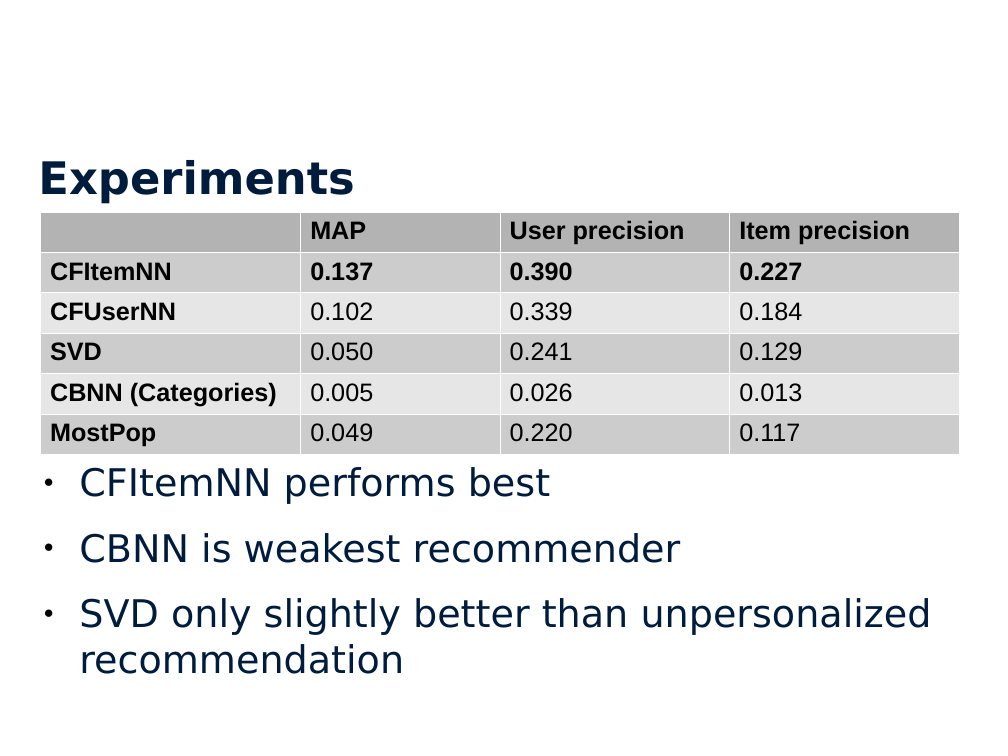
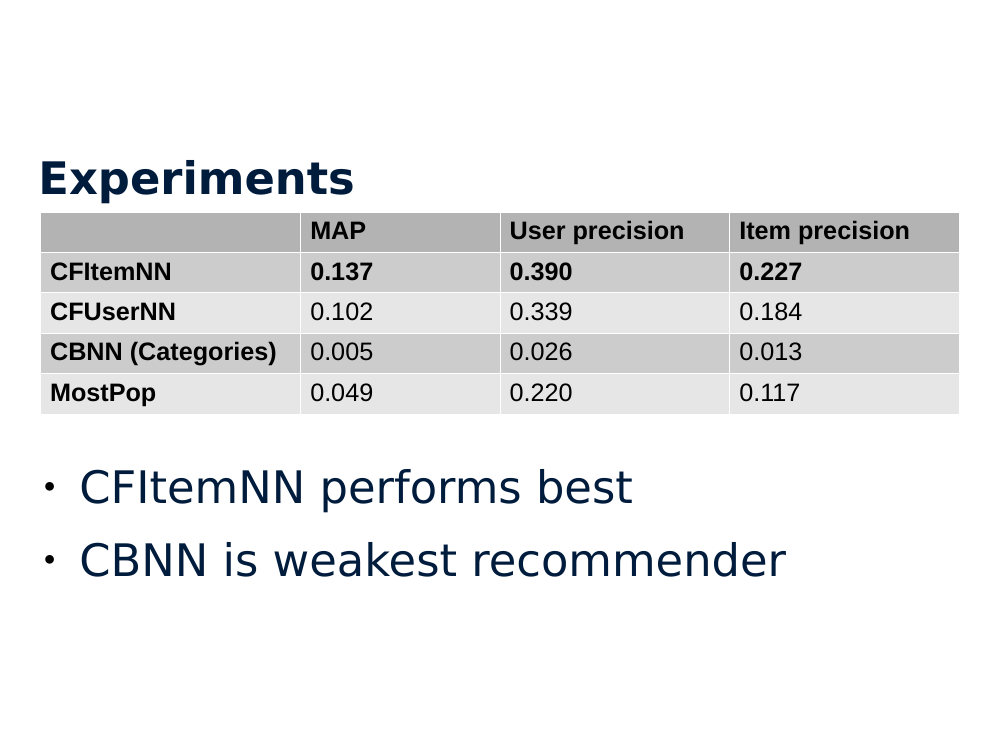
Before and after one commit to stedeck/MasterThesis, a slide deck: slide 29 of presentations/master.odp. Drawn at 1008x756 pixels with LibreOffice and Linux fonts; fonts in the diff are those of the drawing; background and template pictures are left out. Boxes give left, top, right and bottom in pixels: in the first picture for what was removed or moved away, otherwise in the second. Text is boxed around its words. In the diff, an @@ line names an element or a change of style, - is before the commit and + after.

Commit message:
minor fixes

```diff
--- a/presentations/master.odp
+++ b/presentations/master.odp
@@ table at (40, 212, 960, 410) @@
-row 4: SVD | 0.050 | 0.241 | 0.129
@@ text "CFItemNN performs best" at (79, 469, 786, 577): size 27.2 to 32 pt @@
@@ text at (79, 598, 932, 674): paragraph removed @@
-● SVD only slightly better than unpersonalized recommendation
```
Also in this commit, not shown: 1 other slide changed.
